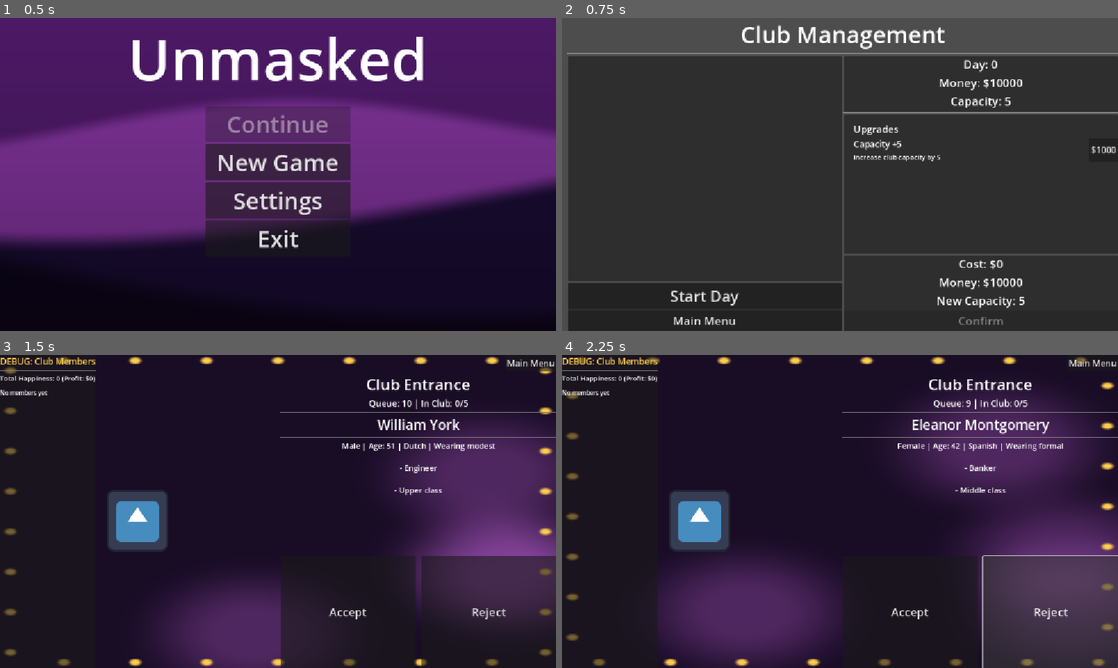
Above: before the commit, frames 1-4 (two rows, left to right).
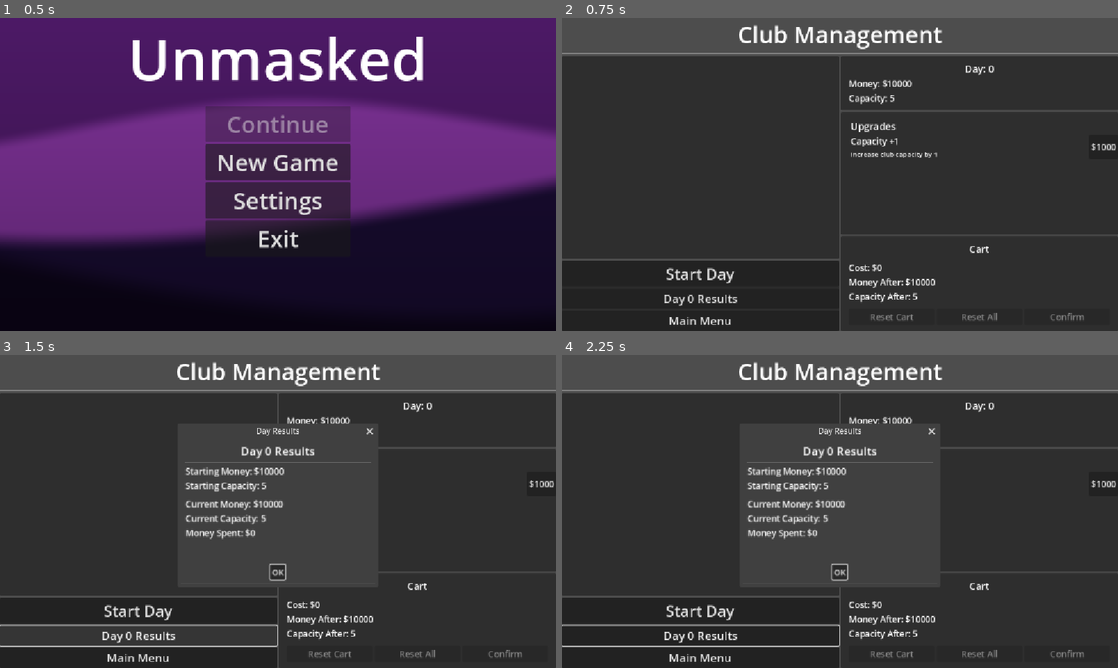
Above: after the commit, the same moments.

Repository: nunu-ai/ggj-2026-unmasked
Game: Godot game, scene res://scenes/main_menu.tscn
The game is run twice, just before and just after one commit, with the same random seed, the same clock (stepped at 60 frames per second) and the same inputs. The engine's default icon, where the game draws it, is replaced by a stand-in: a white triangle on a blue panel in a dark square.
Inputs (mouse positions are in pixels of both pictures, inside the frame that each line leads up to):
- Up to frame 1 (0.5 s): no input
- Up to frame 2 (0.75 s): click "New Game" at 0.5 s
- Up to frame 3 (1.5 s): click (139, 636) at 1.25 s, where only the run after the commit has a clickable "Day 0 Results"
- Up to frame 4 (2.25 s): click (1051, 611) at 2 s, where only the run before the commit has a clickable "Reject"

Frame 1 is identical in both runs. In frame 2, 8.1% of the frame differs, in the area x 0-100%, y 2-100%; in frame 3, 84%, in the area x 0-100%, y 0-100%; in frame 4, 84%.

Commit message:
better shop and overview

Diff:
--- a/scenes/manage_scene.tscn
+++ b/scenes/manage_scene.tscn
@@ -12,10 +12,12 @@
 script = ExtResource("1_manage")
 
 [node name="VBoxContainer" type="VBoxContainer" parent="."]
-layout_mode = 0
-offset_left = 12.0
-offset_right = 1152.0
-offset_bottom = 648.0
+layout_mode = 1
+anchors_preset = 15
+anchor_right = 1.0
+anchor_bottom = 1.0
+grow_horizontal = 2
+grow_vertical = 2
 
 [node name="ManageTitle" type="Label" parent="VBoxContainer"]
 layout_mode = 2
@@ -54,6 +56,11 @@
 theme_override_font_sizes/font_size = 32
 text = "Start Day"
 
+[node name="DayResultsButton" type="Button" parent="VBoxContainer/ManageContent/LeftPane/ButtonPanel/ButtonContainer"]
+layout_mode = 2
+theme_override_font_sizes/font_size = 24
+text = "Day 0 Results"
+
 [node name="MainMenuButton" type="Button" parent="VBoxContainer/ManageContent/LeftPane/ButtonPanel/ButtonContainer"]
 layout_mode = 2
 theme_override_font_sizes/font_size = 24
@@ -63,33 +70,35 @@
 layout_mode = 2
 size_flags_horizontal = 3
 
-[node name="DailyOverview" type="PanelContainer" parent="VBoxContainer/ManageContent/RightPane"]
-layout_mode = 2
-size_flags_horizontal = 3
-
-[node name="VBoxContainer" type="VBoxContainer" parent="VBoxContainer/ManageContent/RightPane/DailyOverview"]
-layout_mode = 2
-
-[node name="DayLabel" type="Label" parent="VBoxContainer/ManageContent/RightPane/DailyOverview/VBoxContainer"]
-layout_mode = 2
-theme_override_font_sizes/font_size = 24
+[node name="CurrentState" type="PanelContainer" parent="VBoxContainer/ManageContent/RightPane"]
+layout_mode = 2
+size_flags_horizontal = 3
+
+[node name="MarginContainer" type="MarginContainer" parent="VBoxContainer/ManageContent/RightPane/CurrentState"]
+layout_mode = 2
+theme_override_constants/margin_left = 16
+theme_override_constants/margin_top = 12
+theme_override_constants/margin_right = 16
+theme_override_constants/margin_bottom = 12
+
+[node name="VBoxContainer" type="VBoxContainer" parent="VBoxContainer/ManageContent/RightPane/CurrentState/MarginContainer"]
+layout_mode = 2
+
+[node name="DayLabel" type="Label" parent="VBoxContainer/ManageContent/RightPane/CurrentState/MarginContainer/VBoxContainer"]
+layout_mode = 2
+theme_override_font_sizes/font_size = 20
 text = "Day: 0"
 horizontal_alignment = 1
 
-[node name="MoneyLabel" type="Label" parent="VBoxContainer/ManageContent/RightPane/DailyOverview/VBoxContainer"]
-layout_mode = 2
-theme_override_font_sizes/font_size = 24
+[node name="MoneyLabel" type="Label" parent="VBoxContainer/ManageContent/RightPane/CurrentState/MarginContainer/VBoxContainer"]
+layout_mode = 2
+theme_override_font_sizes/font_size = 18
 text = "Money: $0"
-horizontal_alignment = 1
-
-[node name="CapacityLabel" type="Label" parent="VBoxContainer/ManageContent/RightPane/DailyOverview/VBoxContainer"]
-layout_mode = 2
-theme_override_font_sizes/font_size = 24
+
+[node name="CapacityLabel" type="Label" parent="VBoxContainer/ManageContent/RightPane/CurrentState/MarginContainer/VBoxContainer"]
+layout_mode = 2
+theme_override_font_sizes/font_size = 18
 text = "Capacity: 0"
-horizontal_alignment = 1
-
-[node name="HSeparator2" type="HSeparator" parent="VBoxContainer/ManageContent/RightPane/DailyOverview/VBoxContainer"]
-layout_mode = 2
 
 [node name="Upgrades" type="PanelContainer" parent="VBoxContainer/ManageContent/RightPane"]
 layout_mode = 2
@@ -119,12 +128,12 @@
 [node name="UpgradeName" type="Label" parent="VBoxContainer/ManageContent/RightPane/Upgrades/MarginContainer/VBoxContainer/CapacityUpgrade/UpgradeInfo"]
 layout_mode = 2
 theme_override_font_sizes/font_size = 18
-text = "Capacity +5"
+text = "Capacity +1"
 
 [node name="UpgradeDesc" type="Label" parent="VBoxContainer/ManageContent/RightPane/Upgrades/MarginContainer/VBoxContainer/CapacityUpgrade/UpgradeInfo"]
 layout_mode = 2
 theme_override_font_sizes/font_size = 14
-text = "Increase club capacity by 5"
+text = "Increase club capacity by 1"
 
 [node name="UpgradeButton" type="Button" parent="VBoxContainer/ManageContent/RightPane/Upgrades/MarginContainer/VBoxContainer/CapacityUpgrade"]
 layout_mode = 2
@@ -134,33 +143,122 @@
 [node name="CheckoutOverview" type="PanelContainer" parent="VBoxContainer/ManageContent/RightPane"]
 layout_mode = 2
 
-[node name="VBoxContainer" type="VBoxContainer" parent="VBoxContainer/ManageContent/RightPane/CheckoutOverview"]
-layout_mode = 2
-
-[node name="CostLabel" type="Label" parent="VBoxContainer/ManageContent/RightPane/CheckoutOverview/VBoxContainer"]
+[node name="MarginContainer" type="MarginContainer" parent="VBoxContainer/ManageContent/RightPane/CheckoutOverview"]
+layout_mode = 2
+theme_override_constants/margin_left = 16
+theme_override_constants/margin_top = 12
+theme_override_constants/margin_right = 16
+theme_override_constants/margin_bottom = 12
+
+[node name="VBoxContainer" type="VBoxContainer" parent="VBoxContainer/ManageContent/RightPane/CheckoutOverview/MarginContainer"]
+layout_mode = 2
+
+[node name="CartTitle" type="Label" parent="VBoxContainer/ManageContent/RightPane/CheckoutOverview/MarginContainer/VBoxContainer"]
+layout_mode = 2
+theme_override_font_sizes/font_size = 20
+text = "Cart"
+horizontal_alignment = 1
+
+[node name="HSeparator" type="HSeparator" parent="VBoxContainer/ManageContent/RightPane/CheckoutOverview/MarginContainer/VBoxContainer"]
+layout_mode = 2
+
+[node name="CostLabel" type="Label" parent="VBoxContainer/ManageContent/RightPane/CheckoutOverview/MarginContainer/VBoxContainer"]
+layout_mode = 2
+theme_override_font_sizes/font_size = 18
+text = "Cost: $0"
+
+[node name="MoneyAfterLabel" type="Label" parent="VBoxContainer/ManageContent/RightPane/CheckoutOverview/MarginContainer/VBoxContainer"]
+layout_mode = 2
+theme_override_font_sizes/font_size = 18
+text = "Money After: $0"
+
+[node name="CapacityAfterLabel" type="Label" parent="VBoxContainer/ManageContent/RightPane/CheckoutOverview/MarginContainer/VBoxContainer"]
+layout_mode = 2
+theme_override_font_sizes/font_size = 18
+text = "Capacity After: 0"
+
+[node name="HSeparator2" type="HSeparator" parent="VBoxContainer/ManageContent/RightPane/CheckoutOverview/MarginContainer/VBoxContainer"]
+layout_mode = 2
+
+[node name="ButtonRow" type="HBoxContainer" parent="VBoxContainer/ManageContent/RightPane/CheckoutOverview/MarginContainer/VBoxContainer"]
+layout_mode = 2
+
+[node name="ResetCartButton" type="Button" parent="VBoxContainer/ManageContent/RightPane/CheckoutOverview/MarginContainer/VBoxContainer/ButtonRow"]
+layout_mode = 2
+size_flags_horizontal = 3
+theme_override_font_sizes/font_size = 18
+text = "Reset Cart"
+
+[node name="ResetToInitialButton" type="Button" parent="VBoxContainer/ManageContent/RightPane/CheckoutOverview/MarginContainer/VBoxContainer/ButtonRow"]
+layout_mode = 2
+size_flags_horizontal = 3
+theme_override_font_sizes/font_size = 18
+text = "Reset All"
+
+[node name="ConfirmButton" type="Button" parent="VBoxContainer/ManageContent/RightPane/CheckoutOverview/MarginContainer/VBoxContainer/ButtonRow"]
+layout_mode = 2
+size_flags_horizontal = 3
+theme_override_font_sizes/font_size = 18
+text = "Confirm"
+
+[node name="DayResultsPopup" type="AcceptDialog" parent="."]
+title = "Day Results"
+size = Vector2i(400, 300)
+unresizable = true
+
+[node name="MarginContainer" type="MarginContainer" parent="DayResultsPopup"]
+anchors_preset = 15
+anchor_right = 1.0
+anchor_bottom = 1.0
+offset_left = 8.0
+offset_top = 8.0
+offset_right = -8.0
+offset_bottom = -40.0
+
+[node name="VBoxContainer" type="VBoxContainer" parent="DayResultsPopup/MarginContainer"]
+layout_mode = 2
+
+[node name="PopupDayLabel" type="Label" parent="DayResultsPopup/MarginContainer/VBoxContainer"]
 layout_mode = 2
 theme_override_font_sizes/font_size = 24
-text = "Cost: $0"
-horizontal_alignment = 1
-
-[node name="MoneyAfterLabel" type="Label" parent="VBoxContainer/ManageContent/RightPane/CheckoutOverview/VBoxContainer"]
-layout_mode = 2
-theme_override_font_sizes/font_size = 24
-text = "Money: $0"
-horizontal_alignment = 1
-
-[node name="CapacityAfterLabel" type="Label" parent="VBoxContainer/ManageContent/RightPane/CheckoutOverview/VBoxContainer"]
-layout_mode = 2
-theme_override_font_sizes/font_size = 24
-text = "New Capacity: 0"
-horizontal_alignment = 1
-
-[node name="ConfirmButton" type="Button" parent="VBoxContainer/ManageContent/RightPane/CheckoutOverview/VBoxContainer"]
-layout_mode = 2
-theme_override_font_sizes/font_size = 24
-text = "Confirm"
+text = "Day 0 Results"
+horizontal_alignment = 1
+
+[node name="HSeparator" type="HSeparator" parent="DayResultsPopup/MarginContainer/VBoxContainer"]
+layout_mode = 2
+
+[node name="PopupInitialMoneyLabel" type="Label" parent="DayResultsPopup/MarginContainer/VBoxContainer"]
+layout_mode = 2
+theme_override_font_sizes/font_size = 18
+text = "Starting Money: $0"
+
+[node name="PopupInitialCapacityLabel" type="Label" parent="DayResultsPopup/MarginContainer/VBoxContainer"]
+layout_mode = 2
+theme_override_font_sizes/font_size = 18
+text = "Starting Capacity: 0"
+
+[node name="HSeparator2" type="HSeparator" parent="DayResultsPopup/MarginContainer/VBoxContainer"]
+layout_mode = 2
+
+[node name="PopupCurrentMoneyLabel" type="Label" parent="DayResultsPopup/MarginContainer/VBoxContainer"]
+layout_mode = 2
+theme_override_font_sizes/font_size = 18
+text = "Current Money: $0"
+
+[node name="PopupCurrentCapacityLabel" type="Label" parent="DayResultsPopup/MarginContainer/VBoxContainer"]
+layout_mode = 2
+theme_override_font_sizes/font_size = 18
+text = "Current Capacity: 0"
+
+[node name="PopupMoneySpentLabel" type="Label" parent="DayResultsPopup/MarginContainer/VBoxContainer"]
+layout_mode = 2
+theme_override_font_sizes/font_size = 18
+text = "Money Spent: $0"
 
 [connection signal="pressed" from="VBoxContainer/ManageContent/LeftPane/ButtonPanel/ButtonContainer/StartDayButton" to="." method="_on_start_day_button_pressed"]
+[connection signal="pressed" from="VBoxContainer/ManageContent/LeftPane/ButtonPanel/ButtonContainer/DayResultsButton" to="." method="_on_day_results_button_pressed"]
 [connection signal="pressed" from="VBoxContainer/ManageContent/LeftPane/ButtonPanel/ButtonContainer/MainMenuButton" to="." method="_on_main_menu_button_pressed"]
 [connection signal="pressed" from="VBoxContainer/ManageContent/RightPane/Upgrades/MarginContainer/VBoxContainer/CapacityUpgrade/UpgradeButton" to="." method="_on_upgrade_button_pressed"]
-[connection signal="pressed" from="VBoxContainer/ManageContent/RightPane/CheckoutOverview/VBoxContainer/ConfirmButton" to="." method="_on_confirm_button_pressed"]
+[connection signal="pressed" from="VBoxContainer/ManageContent/RightPane/CheckoutOverview/MarginContainer/VBoxContainer/ButtonRow/ResetCartButton" to="." method="_on_reset_cart_button_pressed"]
+[connection signal="pressed" from="VBoxContainer/ManageContent/RightPane/CheckoutOverview/MarginContainer/VBoxContainer/ButtonRow/ResetToInitialButton" to="." method="_on_reset_to_initial_button_pressed"]
+[connection signal="pressed" from="VBoxContainer/ManageContent/RightPane/CheckoutOverview/MarginContainer/VBoxContainer/ButtonRow/ConfirmButton" to="." method="_on_confirm_button_pressed"]
--- a/scenes/queue_scene.tscn
+++ b/scenes/queue_scene.tscn
@@ -1,9 +1,9 @@
 [gd_scene load_steps=6 format=3 uid="uid://dfc2ofslx3wjd"]
 
 [ext_resource type="Script" uid="uid://e8xf3l74cys8" path="res://scripts/queue_scene.gd" id="1_h6422"]
-[ext_resource type="Shader" uid="uid://cp7xaiimdvev3" path="res://shaders/queue_scene.gdshader" id="1_hl0vj"]
-[ext_resource type="Texture2D" uid="uid://bbqsslp1ogo0x" path="res://icon.svg" id="2_tbu78"]
-[ext_resource type="PackedScene" uid="uid://rxui56rawoch" path="res://scenes/debug_panel.tscn" id="4_54epr"]
+[ext_resource type="Shader" path="res://shaders/queue_scene.gdshader" id="1_hl0vj"]
+[ext_resource type="Texture2D" uid="uid://cehidhncyc2dl" path="res://assets/character.png" id="3_54epr"]
+[ext_resource type="PackedScene" path="res://scenes/debug_panel.tscn" id="4_54epr"]
 
 [sub_resource type="ShaderMaterial" id="ShaderMaterial_54epr"]
 shader = ExtResource("1_hl0vj")
@@ -64,7 +64,7 @@
 layout_mode = 2
 size_flags_horizontal = 4
 size_flags_vertical = 4
-texture = ExtResource("2_tbu78")
+texture = ExtResource("3_54epr")
 
 [node name="VBoxContainer" type="VSplitContainer" parent="VBoxContainer/HBox"]
 layout_mode = 2
--- a/scripts/manage_scene.gd
+++ b/scripts/manage_scene.gd
@@ -1,48 +1,79 @@
 extends Control
 
 const CAPACITY_UPGRADE_COST: int = 1000
-const CAPACITY_UPGRADE_AMOUNT: int = 5
+const CAPACITY_UPGRADE_AMOUNT: int = 1
 
-# Daily overview labels
-@onready var _day_label: Label = $VBoxContainer/ManageContent/RightPane/DailyOverview/VBoxContainer/DayLabel
-@onready var _money_label: Label = $VBoxContainer/ManageContent/RightPane/DailyOverview/VBoxContainer/MoneyLabel
-@onready var _capacity_label: Label = $VBoxContainer/ManageContent/RightPane/DailyOverview/VBoxContainer/CapacityLabel
+# Current state panel labels
+@onready var _day_label: Label = $VBoxContainer/ManageContent/RightPane/CurrentState/MarginContainer/VBoxContainer/DayLabel
+@onready var _money_label: Label = $VBoxContainer/ManageContent/RightPane/CurrentState/MarginContainer/VBoxContainer/MoneyLabel
+@onready var _capacity_label: Label = $VBoxContainer/ManageContent/RightPane/CurrentState/MarginContainer/VBoxContainer/CapacityLabel
 
 # Upgrade button
 @onready var _capacity_upgrade_button: Button = $VBoxContainer/ManageContent/RightPane/Upgrades/MarginContainer/VBoxContainer/CapacityUpgrade/UpgradeButton
 
-# Checkout overview labels
-@onready var _cost_label: Label = $VBoxContainer/ManageContent/RightPane/CheckoutOverview/VBoxContainer/CostLabel
-@onready var _money_after_label: Label = $VBoxContainer/ManageContent/RightPane/CheckoutOverview/VBoxContainer/MoneyAfterLabel
-@onready var _capacity_after_label: Label = $VBoxContainer/ManageContent/RightPane/CheckoutOverview/VBoxContainer/CapacityAfterLabel
-@onready var _confirm_button: Button = $VBoxContainer/ManageContent/RightPane/CheckoutOverview/VBoxContainer/ConfirmButton
+# Checkout labels
+@onready var _cost_label: Label = $VBoxContainer/ManageContent/RightPane/CheckoutOverview/MarginContainer/VBoxContainer/CostLabel
+@onready var _money_after_label: Label = $VBoxContainer/ManageContent/RightPane/CheckoutOverview/MarginContainer/VBoxContainer/MoneyAfterLabel
+@onready var _capacity_after_label: Label = $VBoxContainer/ManageContent/RightPane/CheckoutOverview/MarginContainer/VBoxContainer/CapacityAfterLabel
 
-# Pending upgrade totals
+# Checkout buttons
+@onready var _reset_cart_button: Button = $VBoxContainer/ManageContent/RightPane/CheckoutOverview/MarginContainer/VBoxContainer/ButtonRow/ResetCartButton
+@onready var _reset_to_initial_button: Button = $VBoxContainer/ManageContent/RightPane/CheckoutOverview/MarginContainer/VBoxContainer/ButtonRow/ResetToInitialButton
+@onready var _confirm_button: Button = $VBoxContainer/ManageContent/RightPane/CheckoutOverview/MarginContainer/VBoxContainer/ButtonRow/ConfirmButton
+
+# Day results button + popup
+@onready var _day_results_button: Button = $VBoxContainer/ManageContent/LeftPane/ButtonPanel/ButtonContainer/DayResultsButton
+@onready var _day_results_popup: AcceptDialog = $DayResultsPopup
+@onready var _popup_day_label: Label = $DayResultsPopup/MarginContainer/VBoxContainer/PopupDayLabel
+@onready var _popup_initial_money_label: Label = $DayResultsPopup/MarginContainer/VBoxContainer/PopupInitialMoneyLabel
+@onready var _popup_initial_capacity_label: Label = $DayResultsPopup/MarginContainer/VBoxContainer/PopupInitialCapacityLabel
+@onready var _popup_current_money_label: Label = $DayResultsPopup/MarginContainer/VBoxContainer/PopupCurrentMoneyLabel
+@onready var _popup_current_capacity_label: Label = $DayResultsPopup/MarginContainer/VBoxContainer/PopupCurrentCapacityLabel
+@onready var _popup_money_spent_label: Label = $DayResultsPopup/MarginContainer/VBoxContainer/PopupMoneySpentLabel
+
+# Initial state snapshot (captured once on scene load)
+var _initial_money: int
+var _initial_capacity: int
+
+# Pending upgrade totals (cart)
 var _pending_cost: int = 0
 var _pending_capacity: int = 0
 
 
 func _ready() -> void:
+	# Snapshot initial state
+	_initial_money = SaveState.club.money
+	_initial_capacity = SaveState.club.capacity
+
 	_capacity_upgrade_button.text = "$%d" % CAPACITY_UPGRADE_COST
 	update_display()
 
 
 func update_display() -> void:
-	# Current state
+	# Current state panel
 	_day_label.text = "Day: %d" % SaveState.club.day
 	_money_label.text = "Money: $%d" % SaveState.club.money
 	_capacity_label.text = "Capacity: %d" % SaveState.club.capacity
 
-	# Checkout preview
+	# Cart preview
 	_cost_label.text = "Cost: $%d" % _pending_cost
-	_money_after_label.text = "Money: $%d" % (SaveState.club.money - _pending_cost)
-	_capacity_after_label.text = "New Capacity: %d" % (SaveState.club.capacity + _pending_capacity)
+	_money_after_label.text = "Money After: $%d" % (SaveState.club.money - _pending_cost)
+	_capacity_after_label.text = "Capacity After: %d" % (SaveState.club.capacity + _pending_capacity)
+
+	# Day results button text
+	_day_results_button.text = "Day %d Results" % SaveState.club.day
 
 	# Disable upgrade button if can't afford with pending costs
 	_capacity_upgrade_button.disabled = (SaveState.club.money - _pending_cost) < CAPACITY_UPGRADE_COST
 
-	# Disable confirm button if nothing to confirm
-	_confirm_button.disabled = _pending_cost == 0
+	# Disable cart buttons when cart is empty
+	var cart_empty: bool = _pending_cost == 0
+	_reset_cart_button.disabled = cart_empty
+	_confirm_button.disabled = cart_empty
+
+	# Disable reset all when already at initial state and cart is empty
+	var at_initial: bool = SaveState.club.money == _initial_money and SaveState.club.capacity == _initial_capacity
+	_reset_to_initial_button.disabled = at_initial and cart_empty
 
 
 func _on_upgrade_button_pressed() -> void:
@@ -65,6 +96,33 @@
 	update_display()
 
 
+func _on_reset_cart_button_pressed() -> void:
+	_pending_cost = 0
+	_pending_capacity = 0
+	update_display()
+
+
+func _on_reset_to_initial_button_pressed() -> void:
+	SaveState.club.money = _initial_money
+	SaveState.club.capacity = _initial_capacity
+	_pending_cost = 0
+	_pending_capacity = 0
+	update_display()
+
+
+func _on_day_results_button_pressed() -> void:
+	var money_spent: int = _initial_money - SaveState.club.money
+
+	_popup_day_label.text = "Day %d Results" % SaveState.club.day
+	_popup_initial_money_label.text = "Starting Money: $%d" % _initial_money
+	_popup_initial_capacity_label.text = "Starting Capacity: %d" % _initial_capacity
+	_popup_current_money_label.text = "Current Money: $%d" % SaveState.club.money
+	_popup_current_capacity_label.text = "Current Capacity: %d" % SaveState.club.capacity
+	_popup_money_spent_label.text = "Money Spent: $%d" % money_spent
+
+	_day_results_popup.popup_centered()
+
+
 func _on_start_day_button_pressed() -> void:
 	SaveState.start_day()
 
Binary file added: assets/character.png
Not shown, added: assets/character.png.import
Binary file added: assets/masks/deco1.png
Not shown, added: assets/masks/deco1.png.import
Binary file added: assets/masks/mask.png
Not shown, added: assets/masks/mask.png.import
